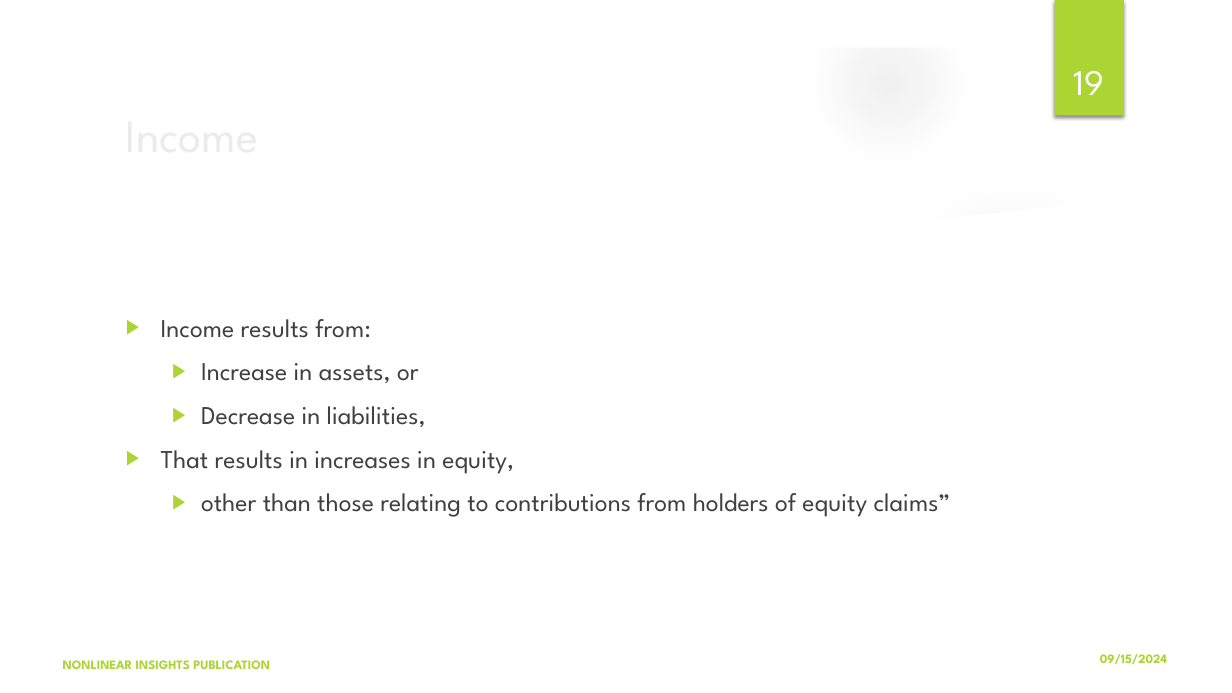
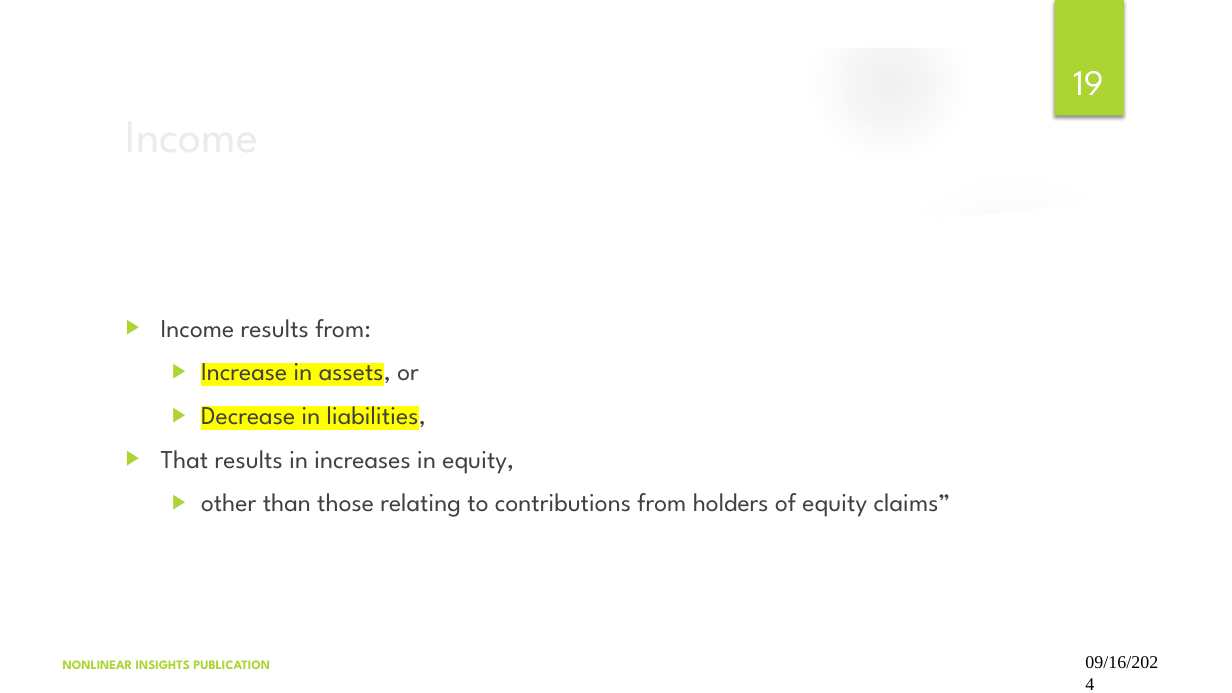
Before and after one commit to kd10041/Acads-KGP, a slide deck: slide 19 of Semester-7-Autum'24/EP61203-Financial-&-Legal-aspect-of-new-ventures/Chapter-2-Financial-Accounting.pptx. Drawn at 1232x693 pixels with LibreOffice and Linux fonts; fonts in the diff are those of the drawing; background and template pictures are left out. Boxes give left, top, right and bottom in pixels: in the first picture for what was removed or moved away, otherwise in the second. Text is boxed around its words. In the diff, an @@ line names an element or a change of style, - is before the commit and + after.

```diff
--- a/Semester-7-Autum'24/EP61203-Financial-&-Legal-aspect-of-new-ventures/Chapter-2-Financial-Accounting.pptx
+++ b/Semester-7-Autum'24/EP61203-Financial-&-Legal-aspect-of-new-ventures/Chapter-2-Financial-Accounting.pptx
@@ freeform shape at [0,0,1232,693]: outline redrawn @@
@@ freeform shape at [46,189,1186,647]: outline redrawn @@
@@ text "Income results from:" at [161,319,951,517]: highlight none to #FFFF00 in "Increase in assets,", "Decrease in liabilities," @@
@@ text at [1085,656,1158,668]: text changed; size 10 to 14 pt; font League Spartan to Times New Roman; text colour #ACD433 to #000000; bold off @@
-09/15/2024
+09/16/2024
```
Also in this commit, not shown: 53 other slides changed, 4 other files.
